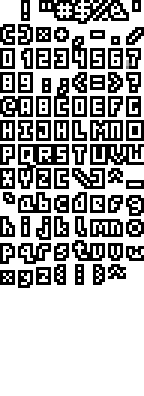
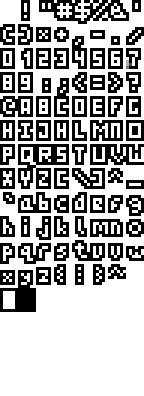
Comparing the layer stacks of the two 144px x 396px images. Changes:
painted on "Layer #2" over [0, 288, 36, 312]
